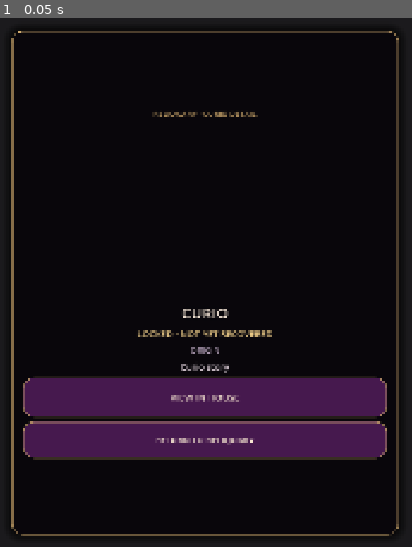
Above: before the commit, frame 1.
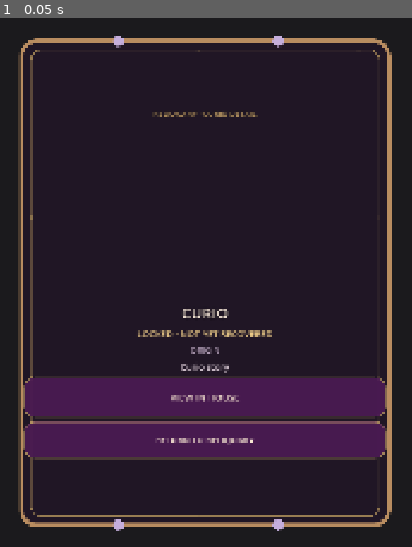
Above: after the commit, the same moment.

Repository: Jay-prodesign/akilta-match3
Game: Godot game, scene res://src/ui/collection/curio_detail_panel.tscn
Two runs of this game, one before a commit and one after it. Both use one fixed random seed, a clock stepped at 60 frames per second and the inputs below. This scene is started directly instead of the project's main scene.
Inputs:
- Up to frame 1 (0.05 s): no input

The runs differ from the first frame. In frame 1, 71% of the frame differs, in the area x 2-97%, y 2-98%.

Commit message:
Extend authored chrome and activate slot-locked asset production

Diff:
--- a/assets/manifests/screen_asset_manifest.json
+++ b/assets/manifests/screen_asset_manifest.json
@@ -379,8 +379,10 @@
       ],
       "reuse": "global",
       "priority": "P0",
-      "production_status": "frozen_component_candidate_not_direct_slot_asset",
-      "current_path": "assets/ui/chrome/gbl_ui_ritual_panel_9s_base_v01.svg"
+      "production_status": "runtime_connected_authored_9slice_candidate",
+      "current_path": "assets/ui/chrome/gbl_ui_ritual_panel_9s_base_v01.svg",
+      "runtime_style_path": "src/ui/theme/primary_panel_frame.tres",
+      "technical_policy": "authored_9slice_texture_runtime__shared_ceremonial_panel__render_verification_required"
     },
     {
       "asset_id": "prestart_ch01_level01_art",
@@ -2252,8 +2254,8 @@
   "bulk_art_authorized": false,
   "production_gate": {
     "golden_loop": "S01>S04>S05>S06>S07>S01",
-    "status": "SLOT_GEOMETRY_RECONCILIATION_ACTIVE",
-    "rule": "Existing connected assets may remain for runtime proof, but no new production art or broad polish is authorized until canonical slot geometry and full-screen composition are render-verified."
+    "status": "ASSET_PRODUCTION_ACTIVE",
+    "rule": "Geometry is locked. Replace candidate/fallback/code-drawn visual language by highest player-impact slot family, then render/inspect before promotion."
   },
   "architecture_source": {
     "authority": "North Star Product Board interpreted through canonical product architecture",
@@ -2270,7 +2272,7 @@
     ]
   },
   "asset_production_gate": {
-    "status": "BLOCKED_PENDING_CANONICAL_SLOT_GEOMETRY_AND_VISUAL_AUDIT",
+    "status": "AUTHORIZED_SLOT_LOCKED_PRODUCTION",
     "golden_loop": [
       "S01",
       "S03",
@@ -2280,7 +2282,7 @@
       "S07",
       "S01"
     ],
-    "rule": "Complete screen/state reconciliation, explicit slot geometry, global component geometry and real Godot render audit before producing or polishing additional assets.",
+    "rule": "Canonical screen/overlay slot geometry and real Godot composition audit are complete. Produce only contract-owned assets at locked geometry; every new runtime asset still requires real render verification.",
     "existing_non_golden_candidates": "frozen_do_not_polish"
   },
   "golden_loop_asset_slots": {
--- a/src/ui/collection/curio_detail_panel.tscn
+++ b/src/ui/collection/curio_detail_panel.tscn
@@ -1,6 +1,8 @@
-[gd_scene load_steps=4 format=3]
+[gd_scene load_steps=5 format=3]
 
 [ext_resource type="Script" path="res://src/ui/collection/curio_detail_panel.gd" id="1_detail"]
+
+[ext_resource type="StyleBox" path="res://src/ui/theme/primary_panel_frame.tres" id="2_prod_frame"]
 
 [sub_resource type="StyleBoxFlat" id="DetailCard"]
 bg_color = Color(0.035, 0.024, 0.045, 0.94)
@@ -62,7 +64,7 @@
 anchor_bottom = 0.72
 grow_horizontal = 2
 grow_vertical = 2
-theme_override_styles/panel = SubResource("DetailCard")
+theme_override_styles/panel = ExtResource("2_prod_frame")
 
 [node name="Content" type="VBoxContainer" parent="CurioDetailCard"]
 layout_mode = 2
--- a/src/ui/shared/locked_explanation.tscn
+++ b/src/ui/shared/locked_explanation.tscn
@@ -1,4 +1,6 @@
-[gd_scene load_steps=4 format=3]
+[gd_scene load_steps=5 format=3]
+
+[ext_resource type="StyleBox" path="res://src/ui/theme/primary_panel_frame.tres" id="1_prod_frame"]
 
 [sub_resource type="StyleBoxFlat" id="Panel"]
 bg_color = Color(0.051, 0.035, 0.071, 0.985)
@@ -70,7 +72,7 @@
 anchor_bottom = 0.66
 grow_horizontal = 2
 grow_vertical = 2
-theme_override_styles/panel = SubResource("Panel")
+theme_override_styles/panel = ExtResource("1_prod_frame")
 
 [node name="Content" type="VBoxContainer" parent="LockedPanel"]
 layout_mode = 2
--- /dev/null
+++ b/tests/unit/test_production_chrome_asset.gd
@@ -0,0 +1,51 @@
+extends SceneTree
+
+const STYLE_PATH := "res://src/ui/theme/primary_panel_frame.tres"
+const PRESTART := preload("res://src/ui/prestart/level_prestart.tscn")
+const GAMEPLAY := preload("res://src/ui/gameplay/gameplay_screen.tscn")
+const RESTORATION := preload("res://src/ui/home/restoration_overlay.tscn")
+const CURIO_DETAIL := preload("res://src/ui/collection/curio_detail_panel.tscn")
+const LOCKED := preload("res://src/ui/shared/locked_explanation.tscn")
+
+var failures: Array[String] = []
+
+func _init() -> void:
+	call_deferred("_run")
+
+func _run() -> void:
+	_expect(ResourceLoader.exists(STYLE_PATH), "shared production chrome style must exist")
+	var style := load(STYLE_PATH)
+	_expect(style is StyleBoxTexture, "shared production chrome must be a StyleBoxTexture")
+	if style is StyleBoxTexture:
+		_expect((style as StyleBoxTexture).texture != null, "shared production chrome texture must load")
+		_expect((style as StyleBoxTexture).texture_margin_left >= 56.0, "shared production chrome must retain safe 9-slice corners")
+	await _expect_panel(PRESTART, "Layout/Card")
+	await _expect_panel(GAMEPLAY, "PauseOverlay/Card")
+	await _expect_panel(GAMEPLAY, "ResultOverlay/Card")
+	await _expect_panel(RESTORATION, "CeremonyCard")
+	await _expect_panel(CURIO_DETAIL, "CurioDetailCard")
+	await _expect_panel(LOCKED, "LockedPanel")
+	_finish()
+
+func _expect_panel(scene: PackedScene, path: String) -> void:
+	var instance := scene.instantiate()
+	root.add_child(instance)
+	await process_frame
+	var panel := instance.get_node_or_null(path) as PanelContainer
+	_expect(panel != null, "production chrome panel missing: %s" % path)
+	_expect(panel != null and panel.get_theme_stylebox("panel") is StyleBoxTexture, "panel must use asset-backed production chrome: %s" % path)
+	instance.queue_free()
+	await process_frame
+
+func _expect(condition: bool, message: String) -> void:
+	if not condition:
+		failures.append(message)
+
+func _finish() -> void:
+	if failures.is_empty():
+		print("TEST_PASS: production chrome asset-backed panels")
+		quit(0)
+		return
+	for failure in failures:
+		printerr("TEST_FAIL: %s" % failure)
+	quit(1)
--- a/tests/unit/test_screen_state_architecture.gd
+++ b/tests/unit/test_screen_state_architecture.gd
@@ -137,7 +137,7 @@
 	_expect(not manifest.is_empty(), "screen asset manifest must parse")
 	if not manifest.is_empty():
 		var gate: Dictionary = manifest.get("asset_production_gate", {})
-		_expect(String(gate.get("status", "")) == "BLOCKED_PENDING_CANONICAL_SLOT_GEOMETRY_AND_VISUAL_AUDIT", "asset production must stay blocked until slot geometry and visual audit are complete")
+		_expect(String(gate.get("status", "")) == "AUTHORIZED_SLOT_LOCKED_PRODUCTION", "asset production must be authorized only after slot geometry and visual audit are complete")
 		_expect(Array(gate.get("golden_loop", [])) == GOLDEN, "asset gate must preserve the canonical Golden Loop lineage")
 		for raw_asset in manifest.get("assets", []):
 			if not raw_asset is Dictionary:
Not shown, changed: .github/workflows/p0-headless.yml
